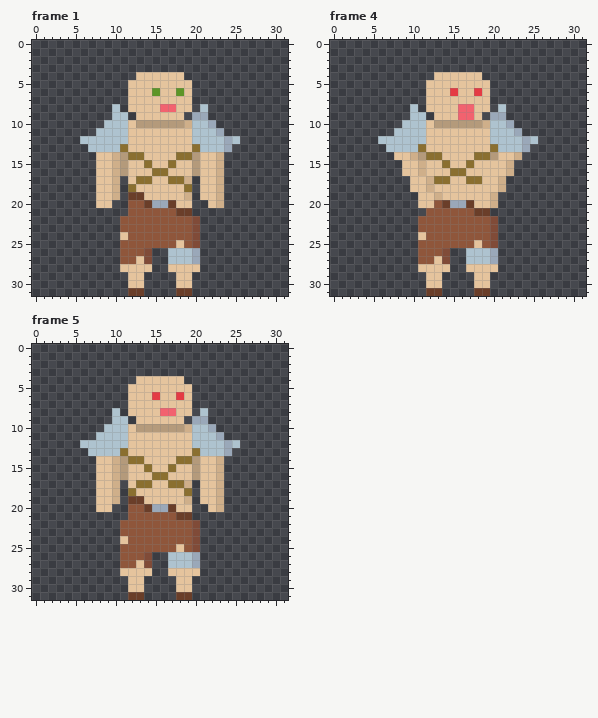
Two versions of one pixel-art file, Roguelike TBS/Assets/Sprites/Aseprite Files/BarbarianRage.ase. That is the earlier state.
32x32 pixels, 5 frames. Colours within 5 levels of each other are drawn and written as one. Shown: frame 1, frame 4, frame 5. The commit also changed other frames, which this record leaves out.
New version:
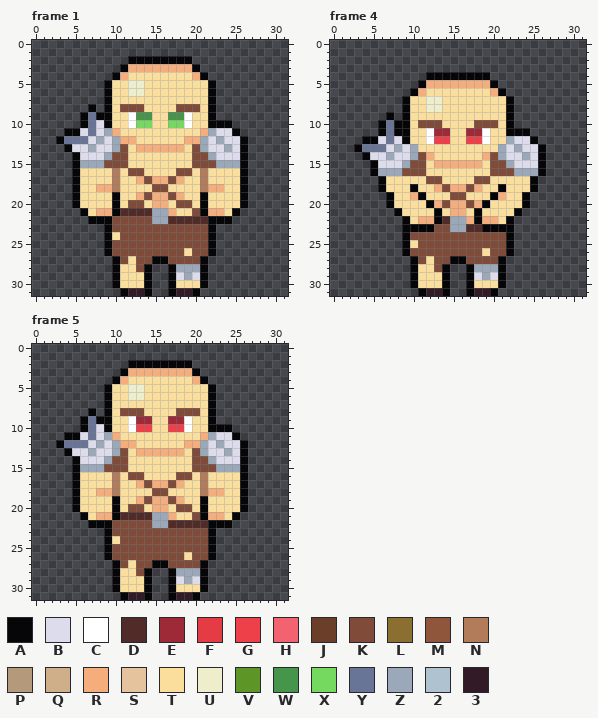
Palette (. is transparent): A #060608  B #dcdced  C #ffffff  D #512b28  E #9e2a38  F #e43b44  G #ee4049  H #f2626f  J #6a3e29  K #804b38  L #8a6f30  M #8f563b  N #b27b59  P #b49a7b  Q #cfaf8a  R #f5ae7b  S #e5c49d  T #fbde9c  U #eeeecd  V #5d9527  W #46954b  X #75d85f  Y #687596  Z #9aa8b9  2 #aec3cf  3 #331a27
Author's note on the commit: Barbarian Sprite Sheets done and exported
The edit:
--- frame 1
@@ x 0..31 @@
  1 ................................
- 2 ................................
- 3 ................................
- 4 .............SSSSSS.............
- 5 ............SSSSSSSS............
- 6 ............SSSVSSVS............
- 7 ............SSSSSSSS............
- 8 ..........2.SSSSHHSS.2..........
- 9 ..........22.SSSSSS.ZZ..........
-10 .........222SPPPPPPQ22Z.........
-11 ........2222SSSSSSSS222Z........
-12 ......222222SSSSSSSS2222Z2......
-13 .......2222LSSSSSSSSL222Z.......
-14 ........SSQPLLSSSSLLPSSQ........
-15 ........SSQPSSLSSLSSPSSQ........
-16 ........SSQPSSSLLSSSPSSQ........
-17 ........SSQ.SLLSSLLQ.SSQ........
-18 ........SSQ.LSSSSSSL.SSQ........
-19 ........SSQ.JJSSSSSQ.SSQ........
-20 ........SS..MMJZZJSS..SQ........
-21 ............MMMMMMJJ............
-22 ...........MMMMMMMMMK...........
-23 ...........MMMMMMMMMK...........
-24 ...........SMMMMMMMMK...........
-25 ...........MMMMMMMSMK...........
-26 ...........MMMK..222Z...........
-27 ...........MMSK..222Z...........
-28 ...........SSSS..SSSS...........
-29 ............SS....SS............
-30 ............SS....SS............
-31 ............JJ....JJ............
+ 2 ............AAAAAAAA............
+ 3 ...........ARRRRRRRRA...........
+ 4 ..........ARTTTTTTTTRA..........
+ 5 .........ATTUUTTTTTTTTA.........
+ 6 .........ATTUUTTTTTTTTA.........
+ 7 .........ATTTTTTTTTTTTA.........
+ 8 .......A.ATKKKTTTTKKKTA.........
+ 9 ......AYAATTCWWTTWWCTTA.........
+10 ......AYBATTCXXTTXXCTTAAA.......
+11 ....AABYBZRTTTTTTTTTTRZBBA......
+12 ...AYYYBZBZRRTTTTTTRRZBZBBA.....
+13 ....ABBZBBZKTRRRRRRTKZBBZBA.....
+14 .....ABBBZKKTTTTTTTTKKZBBBA.....
+15 .....AZZZKKKTTTTTTTTKKKZZZA.....
+16 .....ATTTTNTKKTTTTKKTNTTTTA.....
+17 .....ATTTTNTTRKRRKRTTNTTTTA.....
+18 .....ATTRRNTTTTKKTTTTNRRTTA.....
+19 .....ATTTTATTRKRRKRTTATTTTA.....
+20 .....ATTTTATKKTRRTKKTATTTTA.....
+21 ......ATRRADDDDZZRTTKARRTA......
+22 .......AAAKKKKKZZDDDDDAAA.......
+23 .........AKKKKKKKKKKKKA.........
+24 .........ATKKKKKKKKKKKA.........
+25 .........AKKKKKKKKKKKKA.........
+26 .........AKKKKKKKKKTKKA.........
+27 ..........AKTKKAAKKKKA..........
+28 ..........ATTKA..AZZZA..........
+29 ..........ATTTA..ABZBA..........
+30 ..........ATTTA..ATTTA..........
+31 ...........A33A..A33A...........
--- frame 4
@@ x 0..31 @@
  3 ................................
- 4 .............SSSSSS.............
- 5 ............SSSSSSSS............
- 6 ............SSSFSSFS............
- 7 ............SSSSSSSS............
- 8 ..........2.SSSSHHSS.2..........
- 9 ..........22.SSSHHS.ZZ..........
-10 .........222SPPPPPPQ22Z.........
-11 ........2222SSSSSSSS222Z........
-12 ......222222SSSSSSSS2222Z2......
-13 .......2222LSSSSSSSSL222Z.......
-14 ........SSQPLLSSSSLLPSSQ........
-15 .........SSQSSLSSLSSSSQ.........
-16 .........SSQSSSLLSSSSSQ.........
-17 ..........SSQLLSSLLSSQ..........
-18 ..........SSQSSSSSSSSQ..........
-19 ...........SSQSSSSSSQ...........
-20 ...........SSMJZZJSSQ...........
-21 ............MMMMMMJJ............
-22 ...........MMMMMMMMMK...........
-23 ...........MMMMMMMMMK...........
-24 ...........SMMMMMMMMK...........
-25 ...........MMMMMMMSMK...........
-26 ...........MMMK..222Z...........
-27 ...........MMSK..222Z...........
-28 ...........SSSS..SSSS...........
-29 ............SS....SS............
-30 ............SS....SS............
-31 ............JJ....JJ............
+ 4 ............AAAAAAAA............
+ 5 ...........ARRRRRRRRA...........
+ 6 ..........ARTTTTTTTTRA..........
+ 7 .........ATTUUTTTTTTTTA.........
+ 8 .........ATTUUTTTTTTTTA.........
+ 9 .......A.ATTTTTTTTTTTTA.........
+10 ......AYAATKKKTTTTKKKTA.........
+11 ......AYAATTCEETTEECTTAAA.......
+12 ....AABYBATTCGGTTGGCTTZBBA......
+13 ...AYYYBZBZTTTTTTTTTTZBZBBA.....
+14 ....ABBZBBZKRTTTTTTRKZBBZBA.....
+15 .....ABBBZKKTRRRRRRTKKZBBBA.....
+16 .....AZZZKKKTTTTTTTTKKKZZZA.....
+17 ......ATTTTTKKTTTTKKTTTTTA......
+18 ......ATTTATTRKRRKRTTATTTA......
+19 .......ATTRATTTKKTTTARTTA.......
+20 .......ATTTTARKRRKRATTTTA.......
+21 ........ATTTTATRRTATTTTA........
+22 .........ATRRADZZRARRTA.........
+23 .........AAAAKKZZDDAAAA.........
+24 .........AKKKKKKKKKKKKA.........
+25 .........ATKKKKKKKKKKKA.........
+26 .........AKKKKKKKKKTKKA.........
+27 ..........AKTKKAAKKKKA..........
+28 ..........ATTKA..AZZZA..........
+29 ..........ATTTA..ABZBA..........
+30 ..........ATTTA..ATTTA..........
+31 ...........A33A..A33A...........
--- frame 5
@@ x 0..31 @@
  1 ................................
- 2 ................................
- 3 ................................
- 4 .............SSSSSS.............
- 5 ............SSSSSSSS............
- 6 ............SSSFSSFS............
- 7 ............SSSSSSSS............
- 8 ..........2.SSSSHHSS.2..........
- 9 ..........22.SSSSSS.ZZ..........
-10 .........222SPPPPPPQ22Z.........
-11 ........2222SSSSSSSS222Z........
-12 ......222222SSSSSSSS2222Z2......
-13 .......2222LSSSSSSSSL222Z.......
-14 ........SSQPLLSSSSLLPSSQ........
-15 ........SSQPSSLSSLSSPSSQ........
-16 ........SSQPSSSLLSSSPSSQ........
-17 ........SSQ.SLLSSLLQ.SSQ........
-18 ........SSQ.LSSSSSSL.SSQ........
-19 ........SSQ.JJSSSSSQ.SSQ........
-20 ........SS..MMJZZJSS..SQ........
-21 ............MMMMMMJJ............
-22 ...........MMMMMMMMMK...........
-23 ...........MMMMMMMMMK...........
-24 ...........SMMMMMMMMK...........
-25 ...........MMMMMMMSMK...........
-26 ...........MMMK..222Z...........
-27 ...........MMSK..222Z...........
-28 ...........SSSS..SSSS...........
-29 ............SS....SS............
-30 ............SS....SS............
-31 ............JJ....JJ............
+ 2 ............AAAAAAAA............
+ 3 ...........ARRRRRRRRA...........
+ 4 ..........ARTTTTTTTTRA..........
+ 5 .........ATTUUTTTTTTTTA.........
+ 6 .........ATTUUTTTTTTTTA.........
+ 7 .........ATTTTTTTTTTTTA.........
+ 8 .......A.ATKKKTTTTKKKTA.........
+ 9 ......AYAATTCEETTEECTTA.........
+10 ......AYBATTCGGTTGGCTTAAA.......
+11 ....AABYBZRTTTTTTTTTTRZBBA......
+12 ...AYYYBZBZRRTTTTTTRRZBZBBA.....
+13 ....ABBZBBZKTRRRRRRTKZBBZBA.....
+14 .....ABBBZKKTTTTTTTTKKZBBBA.....
+15 .....AZZZKKKTTTTTTTTKKKZZZA.....
+16 .....ATTTTNTKKTTTTKKTNTTTTA.....
+17 .....ATTTTNTTRKRRKRTTNTTTTA.....
+18 .....ATTRRNTTTTKKTTTTNRRTTA.....
+19 .....ATTTTATTRKRRKRTTATTTTA.....
+20 .....ATTTTATKKTRRTKKTATTTTA.....
+21 ......ATRRADDDDZZRTTKARRTA......
+22 .......AAAKKKKKZZDDDDDAAA.......
+23 .........AKKKKKKKKKKKKA.........
+24 .........ATKKKKKKKKKKKA.........
+25 .........AKKKKKKKKKKKKA.........
+26 .........AKKKKKKKKKTKKA.........
+27 ..........AKTKKAAKKKKA..........
+28 ..........ATTKA..AZZZA..........
+29 ..........ATTTA..ABZBA..........
+30 ..........ATTTA..ATTTA..........
+31 ...........A33A..A33A...........
